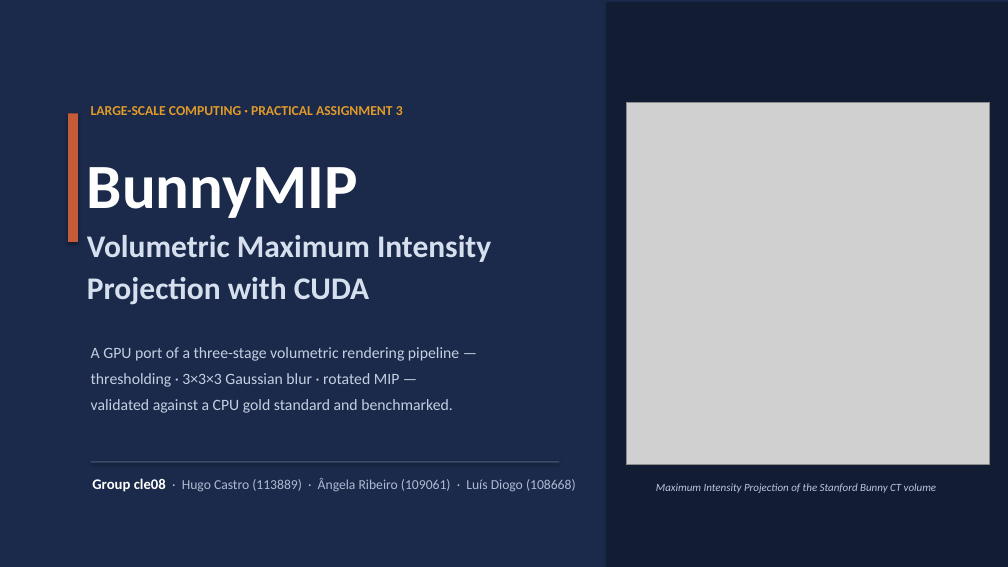
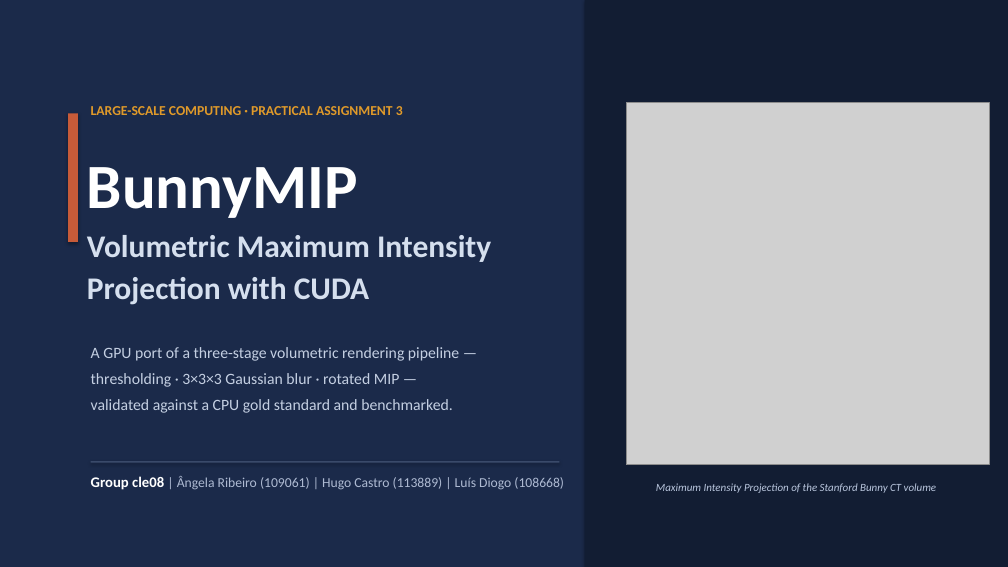
Before and after one commit to hujuc/BunnyMIP-CUDA-CLE, a slide deck: slide 1 of docs/BunnyMIP-Presentation5mins.pptx. Drawn at 1008x567 pixels with LibreOffice and Linux fonts; fonts in the diff are those of the drawing; grey boxes stand for pictures. Boxes give left, top, right and bottom in pixels: in the first picture for what was removed or moved away, otherwise in the second. Text is boxed around its words. In the diff, an @@ line names an element or a change of style, - is before the commit and + after.

```diff
--- a/docs/BunnyMIP-Presentation5mins.pptx
+++ b/docs/BunnyMIP-Presentation5mins.pptx
@@ rectangle: place and size @@
-rectangle at <box>606,2,1008,567</box>
+rectangle at <box>585,0,1008,567</box>
@@ text at <box>91,476,564,490</box>: text changed @@
-Group cle08 · Hugo Castro (113889) · Ângela Ribeiro (109061) · Luís Diogo (108668)
+Group cle08 | Ângela Ribeiro (109061) | Hugo Castro (113889) | Luís Diogo (108668)
```
Also in this commit, not shown: 4 other slides changed, 5 other files.
